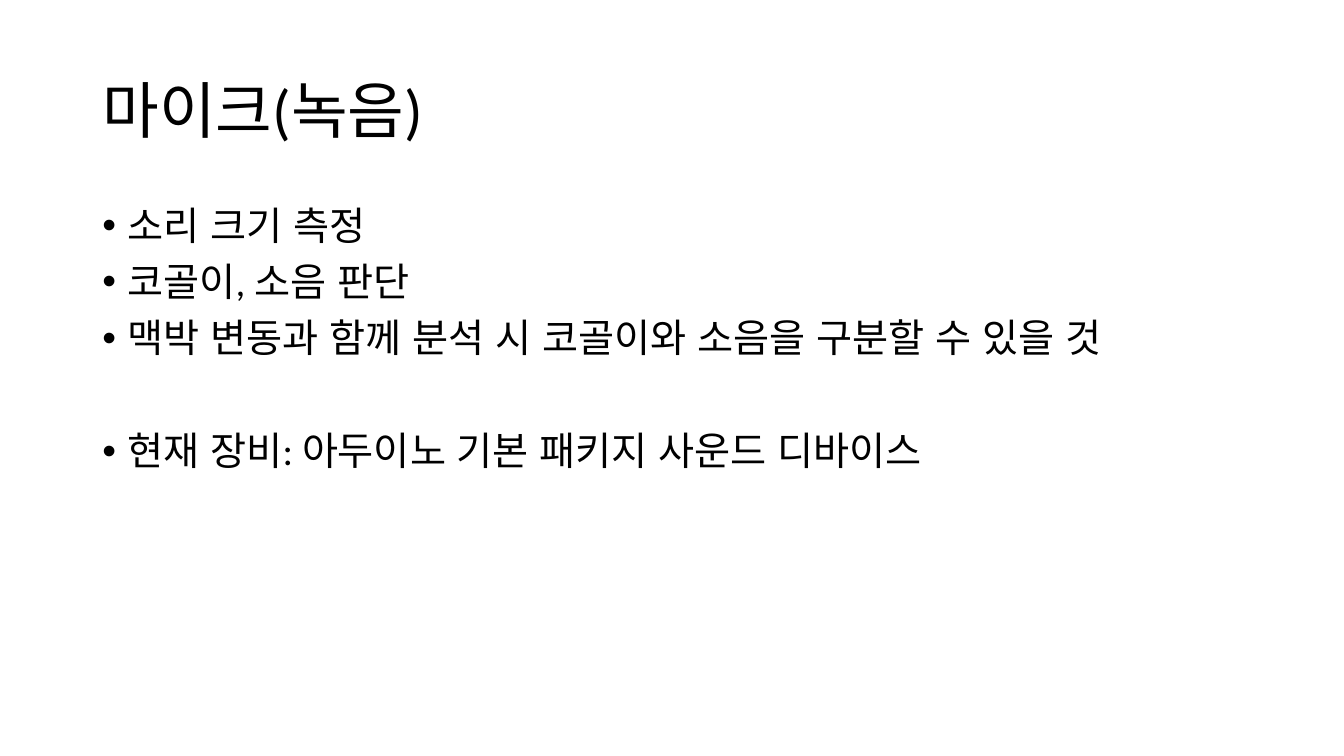
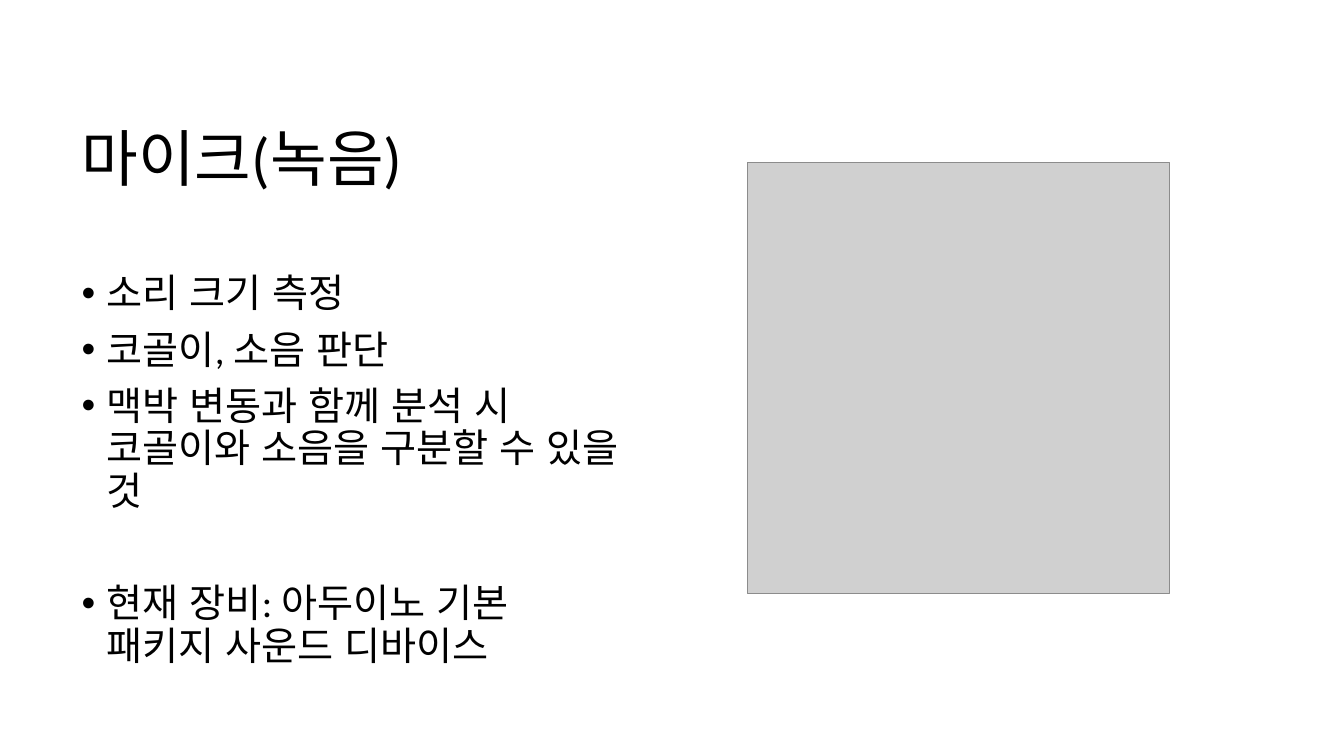
Before and after one commit to headring/Sleeptionary, a slide deck: slide 6 of Sleeping_Analysis.pptx. Drawn at 1344x756 pixels with LibreOffice and Linux fonts; fonts in the diff are those of the drawing; grey boxes stand for pictures. Boxes give left, top, right and bottom in pixels: in the first picture for what was removed or moved away, otherwise in the second. Text is boxed around its words. In the diff, an @@ line names an element or a change of style, - is before the commit and + after.

```diff
--- a/Sleeping_Analysis.pptx
+++ b/Sleeping_Analysis.pptx
@@ title "마이크(녹음)": place and size @@
-title "마이크(녹음)" at (102, 82, 423, 142)
+title "마이크(녹음)" at (82, 130, 403, 190)
@@ picture added at (747, 162, 1170, 594) @@
@@ text "소리 크기 측정" rewrapped from (128, 207, 1101, 468) to (107, 274, 619, 663) @@
```
Also in this commit, not shown: 5 other slides changed, 2 slides added, 1 slide removed.
